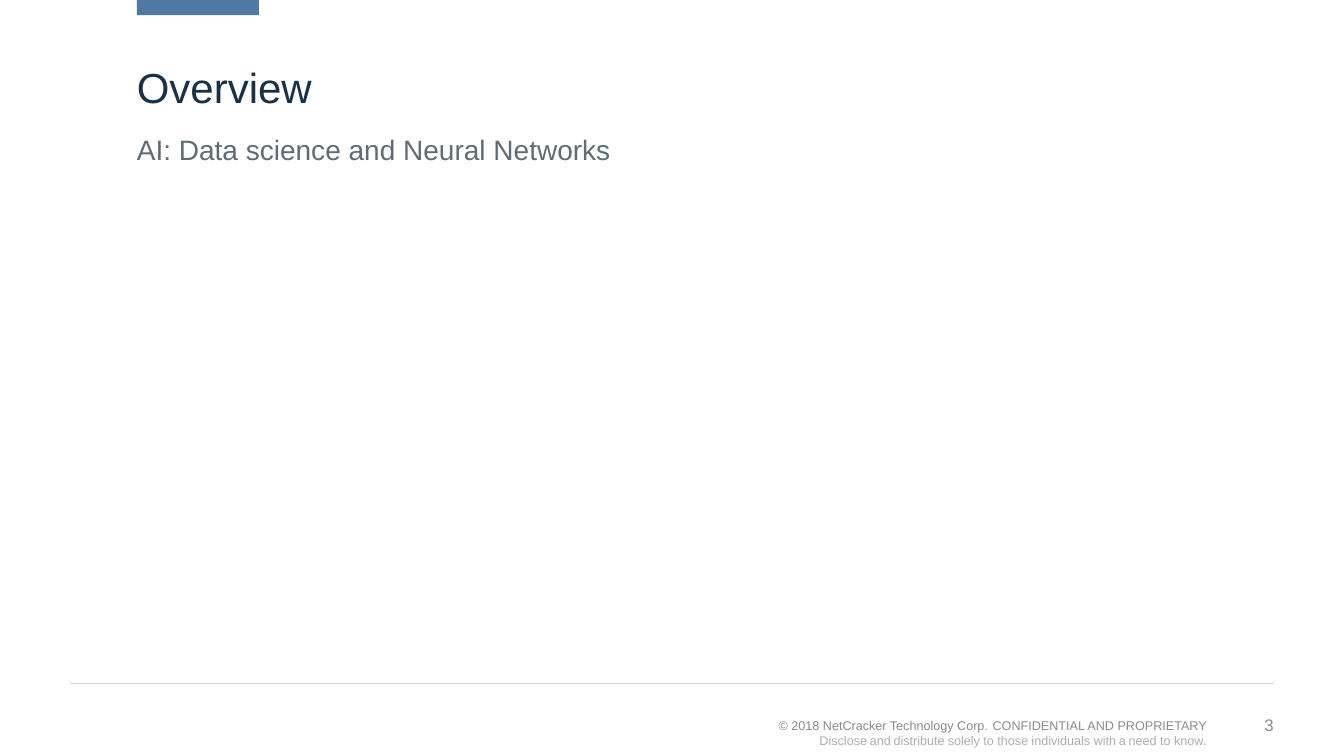
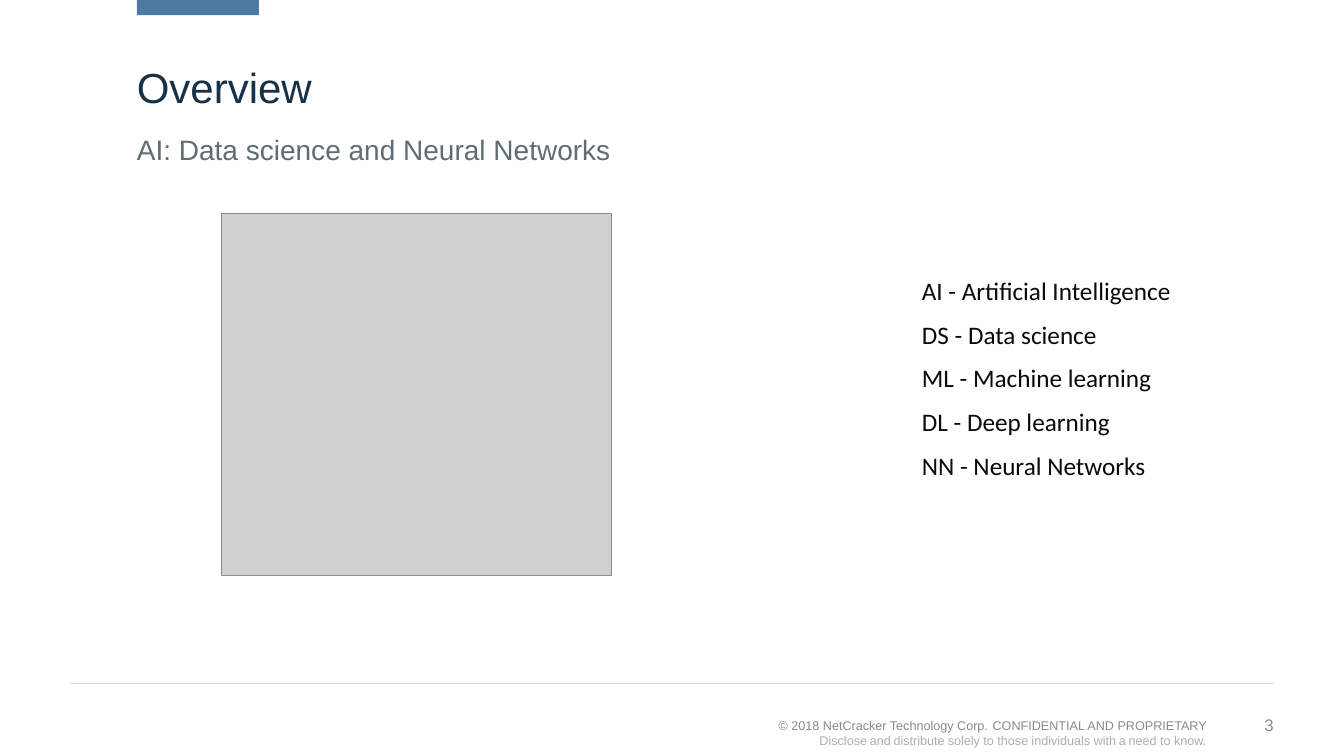
Before and after one commit to kvoloshenko/CLA, a slide deck: slide 3 of CLA_AI_01.pptx. Drawn at 1344x756 pixels with LibreOffice and Linux fonts; fonts in the diff are those of the drawing; grey boxes stand for pictures; background and template pictures are left out. Boxes give left, top, right and bottom in pixels: in the first picture for what was removed or moved away, otherwise in the second. Text is boxed around its words. In the diff, an @@ line names an element or a change of style, - is before the commit and + after.

```diff
--- a/CLA_AI_01.pptx
+++ b/CLA_AI_01.pptx
@@ picture added at [221,214,612,575] @@
@@ text added at [922,282,1170,475], 18 pt, text #070A0D @@
+AI - Artificial Intelligence
+DS - Data science
+ML - Machine learning
+DL - Deep learning
+NN - Neural Networks
```
Also in this commit, not shown: 1 other slide changed.
